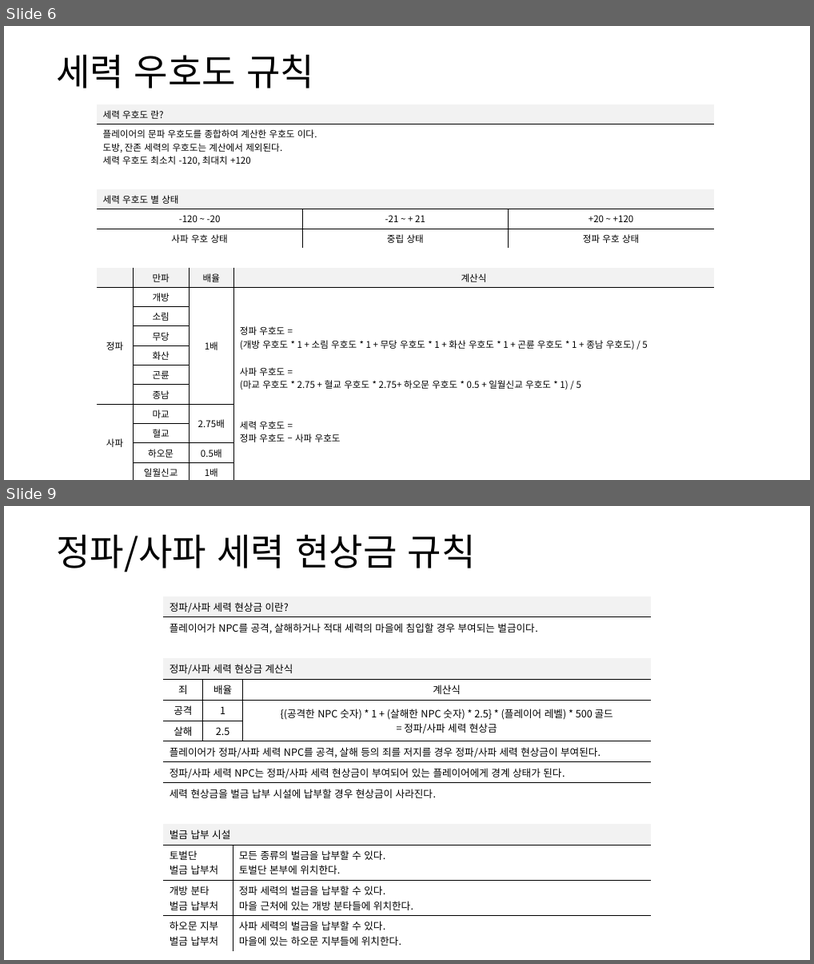
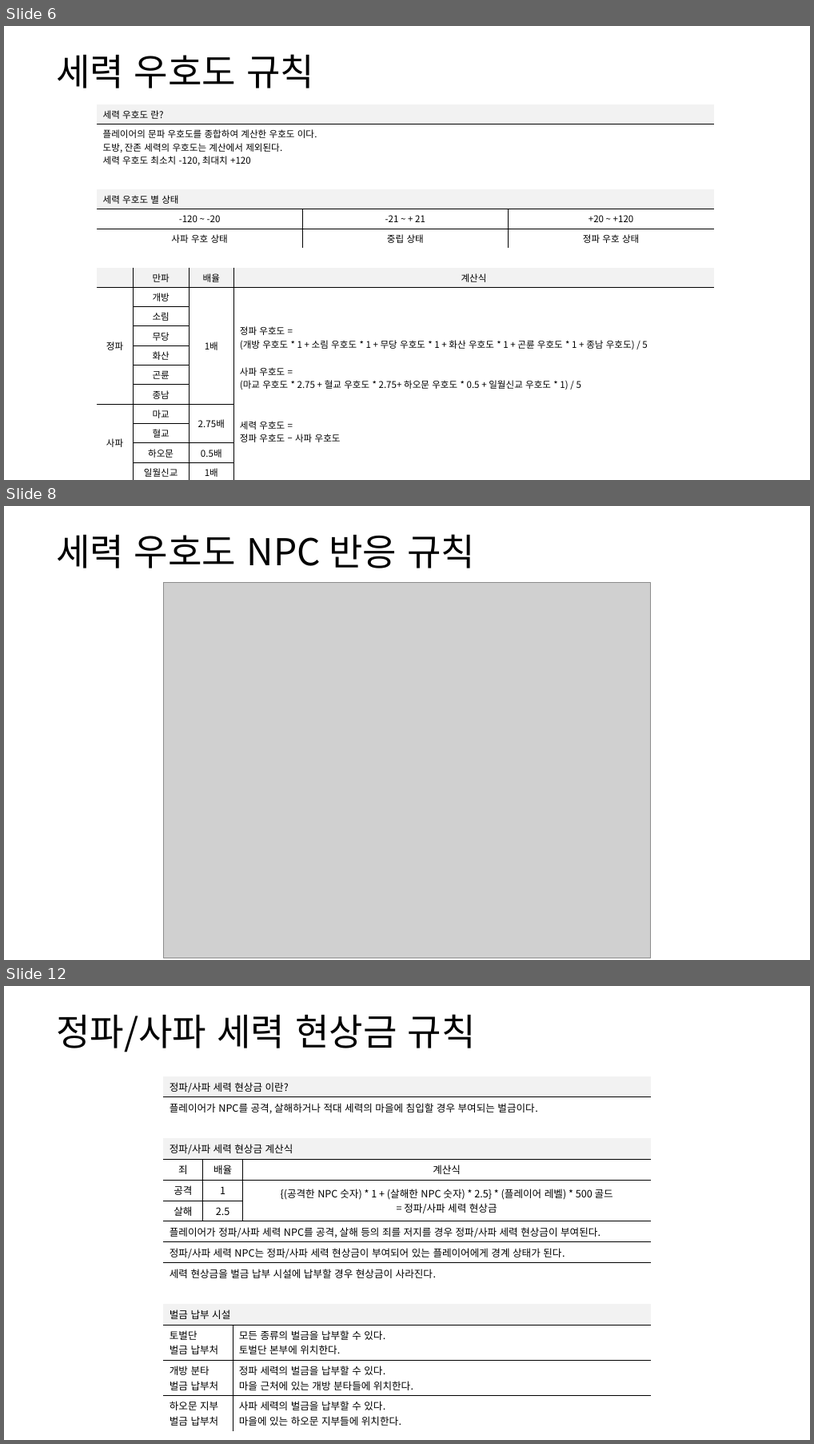
Before and after one commit to yjk0401/unityenginebasic_9th, a slide deck: 기획/방랑엽사전/세력 시스템 기획서.pptx. Shown one above the other, each under a label of ours: slides 6 and 9 before the commit, slides 6, 8 and 12 after it; the slides between them are not shown. The pictures are 814x964 and 814x1444 pixels, drawn with LibreOffice and Linux fonts; fonts in the diff are those of the drawing; grey boxes stand for pictures. Boxes give left, top, right and bottom in pixels: in the first picture for what was removed or moved away, otherwise in the second. Text is boxed around its words. In the diff, an @@ line names an element or a change of style, - is before the commit and + after.

```diff
--- a/기획/방랑엽사전/세력 시스템 기획서.pptx
+++ b/기획/방랑엽사전/세력 시스템 기획서.pptx
@@ slide 8 added at [4, 506, 810, 960], background #FFFFFF @@
@@ text added at [56, 534, 475, 568], 44 pt, text #000000 @@
+세력 우호도 NPC 반응 규칙
@@ picture added at [164, 582, 650, 958] @@
@@ what was slide 9 is now slide 12 @@
```
Also in this commit, not shown: 3 slides changed, 3 other slides added, 3 other files.
